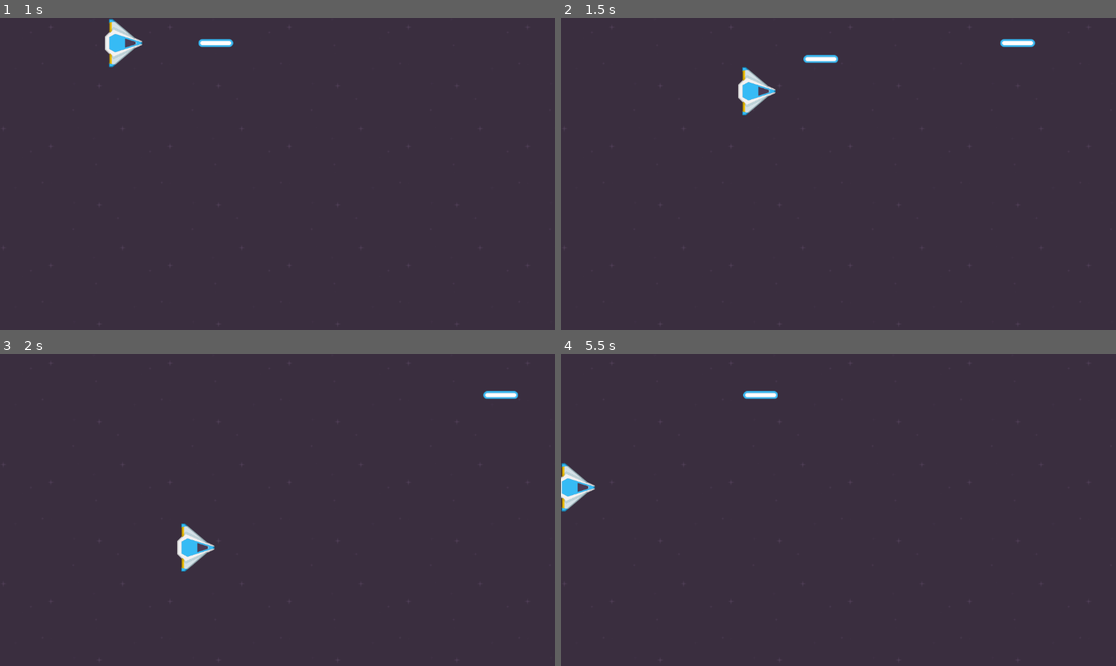
Above: before the commit, frames 1-4 (two rows, left to right).
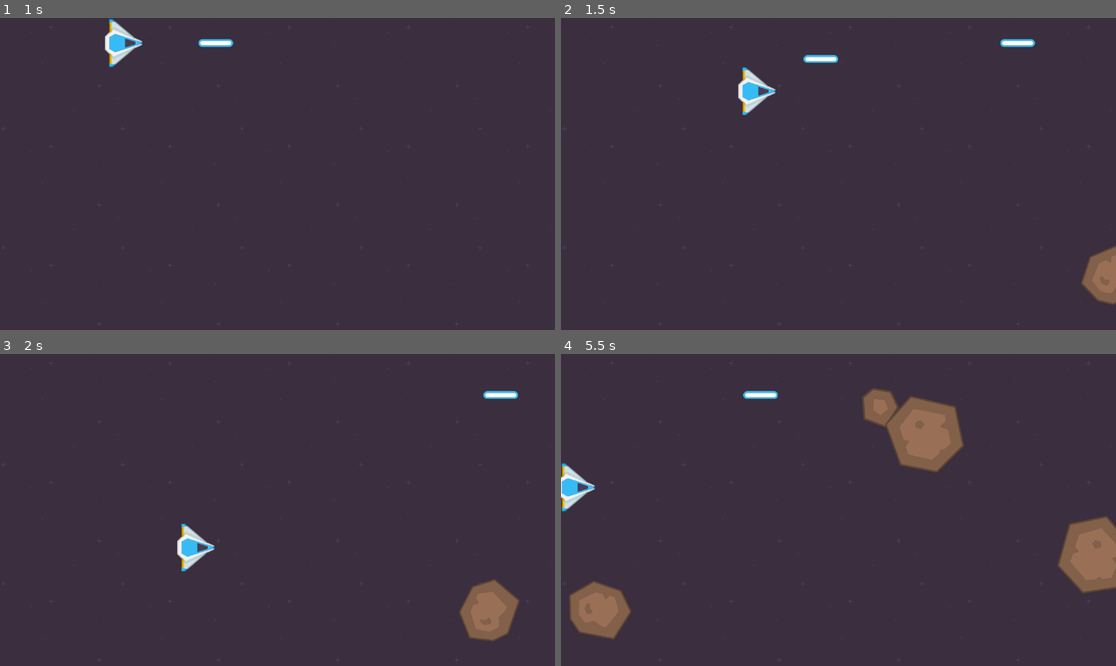
Above: after the commit, the same moments.

Repository: gutierrezArmando/asteroid-shooter
Game: Godot game, scene res://scenes/main/main.tscn
Same seed, same stepped clock (60 frames per second), same inputs: the game is played once before the commit and once after it.
Inputs:
- Up to frame 1 (1 s): tap Enter at 0.5 s; hold Right (move_right) from 0.53 s (still down); tap Space (shoot) at 0.6 s
- Up to frame 2 (1.5 s): release Right (move_right) at 1.28 s; hold Down (down) from 1.28 s (still down); tap Space (shoot) at 1.35 s
- Up to frame 3 (2 s): keep holding Down (down)
- Up to frame 4 (5.5 s): release Down (down) at 2.03 s; hold Right (move_right) 2.03-2.78 s; tap Space (shoot) every 0.75 s from 2.1 to 5.1 s; hold Up (up) 2.78-3.53 s; hold Left (move_left) 3.53-5.03 s; hold Down (down) from 5.03 s (still down)

Frame 1 is identical in both runs. In frame 2, 0.9% of the frame differs, in the area x 93-100%, y 73-92%; in frame 3, 1.5%; in frame 4, 6.6%, in the area x 1-100%, y 10-92%.

Commit message:
Arreglos, Instanciar escenas aleatoria

Diff:
--- a/scenes/asteroids/big_asteroide.tscn
+++ b/scenes/asteroids/big_asteroide.tscn
@@ -1,6 +1,6 @@
 [gd_scene load_steps=4 format=3 uid="uid://bk8d45l3atexe"]
 
-[ext_resource type="Script" uid="uid://cpxn21f8rmceh" path="res://scenes/asteroids/big_asteroide.gd" id="1_ptkvv"]
+[ext_resource type="Script" uid="uid://cpxn21f8rmceh" path="res://scenes/asteroids/asteroide.gd" id="1_ptkvv"]
 [ext_resource type="Texture2D" uid="uid://ycapv7uqwhek" path="res://assets/sprites/rock-big.png" id="1_xapdi"]
 
 [sub_resource type="CircleShape2D" id="CircleShape2D_ds0fb"]
--- a/scenes/asteroids/medium_asteroid.tscn
+++ b/scenes/asteroids/medium_asteroid.tscn
@@ -1,16 +1,18 @@
 [gd_scene load_steps=4 format=3 uid="uid://boqrcrb4qlr4j"]
 
 [ext_resource type="Texture2D" uid="uid://cod7fn08kwtvr" path="res://assets/sprites/rock-medium.png" id="1_3yhqx"]
-[ext_resource type="Script" uid="uid://cpxn21f8rmceh" path="res://scenes/asteroids/big_asteroide.gd" id="1_p71un"]
+[ext_resource type="Script" uid="uid://cpxn21f8rmceh" path="res://scenes/asteroids/asteroide.gd" id="1_p71un"]
 
 [sub_resource type="CapsuleShape2D" id="CapsuleShape2D_jsh0f"]
 radius = 51.21265
 height = 123.03659
 
-[node name="MediumAsteroid" type="Area2D"]
-position = Vector2(1244, 324)
+[node name="MediumAsteroid" type="Area2D" groups=["asteroids"]]
 script = ExtResource("1_p71un")
-speed = 100.0
+min_speed = 250.0
+max_speed = 350.0
+min_rotation_speed = -180.0
+max_rotation_speed = 180.0
 metadata/_edit_group_ = true
 
 [node name="Sprite2D" type="Sprite2D" parent="."]
@@ -20,3 +22,5 @@
 position = Vector2(-3, 0)
 rotation = -1.3089969
 shape = SubResource("CapsuleShape2D_jsh0f")
+
+[connection signal="area_entered" from="." to="." method="_on_area_entered"]
--- a/scenes/asteroids/small_asteroid.tscn
+++ b/scenes/asteroids/small_asteroid.tscn
@@ -1,15 +1,17 @@
 [gd_scene load_steps=4 format=3 uid="uid://chx0nxmyhc8ut"]
 
 [ext_resource type="Texture2D" uid="uid://7exna2pxnjon" path="res://assets/sprites/rock-small.png" id="1_5yf7l"]
-[ext_resource type="Script" uid="uid://cpxn21f8rmceh" path="res://scenes/asteroids/big_asteroide.gd" id="1_asb04"]
+[ext_resource type="Script" uid="uid://cpxn21f8rmceh" path="res://scenes/asteroids/asteroide.gd" id="1_asb04"]
 
 [sub_resource type="CircleShape2D" id="CircleShape2D_ndwlm"]
 radius = 36.0
 
-[node name="SmallAsteroid" type="Area2D"]
-position = Vector2(1192, 288)
+[node name="SmallAsteroid" type="Area2D" groups=["asteroids"]]
 script = ExtResource("1_asb04")
-speed = 150.0
+min_speed = 200.0
+max_speed = 300.0
+min_rotation_speed = -180.0
+max_rotation_speed = 180.0
 metadata/_edit_group_ = true
 
 [node name="Sprite2D" type="Sprite2D" parent="."]
@@ -18,3 +20,5 @@
 [node name="CollisionShape2D" type="CollisionShape2D" parent="."]
 position = Vector2(0, -3)
 shape = SubResource("CircleShape2D_ndwlm")
+
+[connection signal="area_entered" from="." to="." method="_on_area_entered"]
--- a/scenes/main/asteroide_spawder.gd
+++ b/scenes/main/asteroide_spawder.gd
@@ -3,11 +3,11 @@
 @export var asteroids: Array[PackedScene]
 
 func add_asteroid():
-
-	#var big_asteroid_instance = big_asteroid_scene.instantiate()
-	#var random_y = randf_range(87, 565)
-	#add_child(big_asteroid_instance)
-	#big_asteroid_instance.global_position.y = random_y
+	var random_asteroid_scene = asteroids.pick_random()
+	var random_asteroid_instance = random_asteroid_scene.instantiate()
+	var random_y = randf_range(87, 565)
+	add_child(random_asteroid_instance)
+	random_asteroid_instance.global_position.y = random_y
 	pass
 
 func _on_timer_timeout() -> void:
Renamed: scenes/asteroids/big_asteroide.gd -> scenes/asteroids/asteroide.gd
Renamed: scenes/asteroids/big_asteroide.gd.uid -> scenes/asteroids/asteroide.gd.uid
